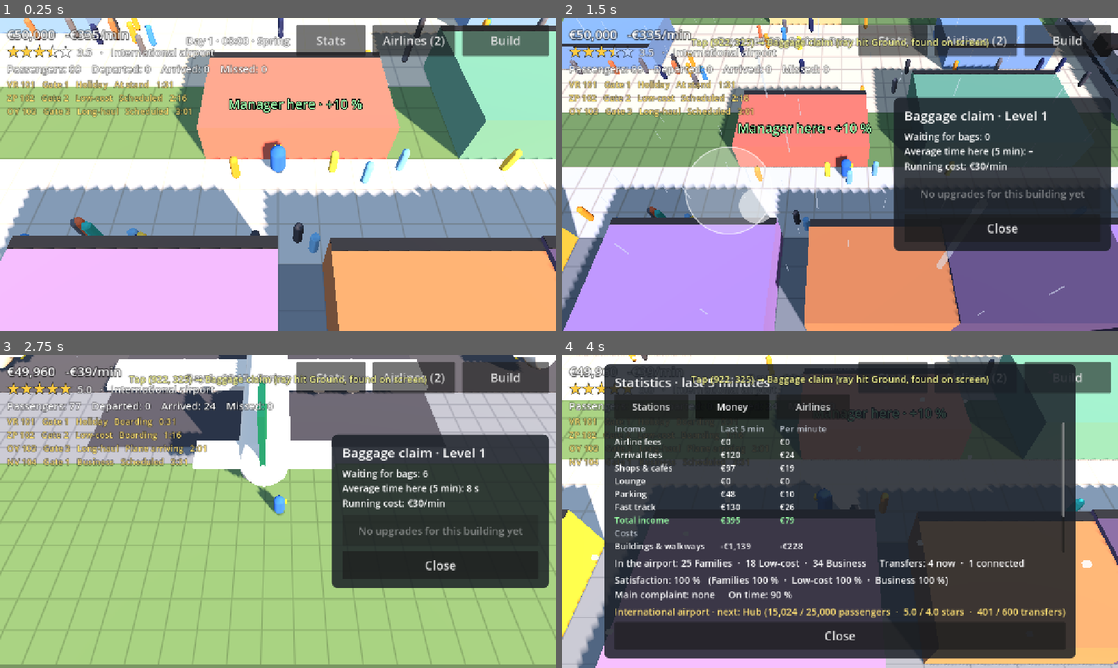
Above: before the commit, frames 1-4 (two rows, left to right).
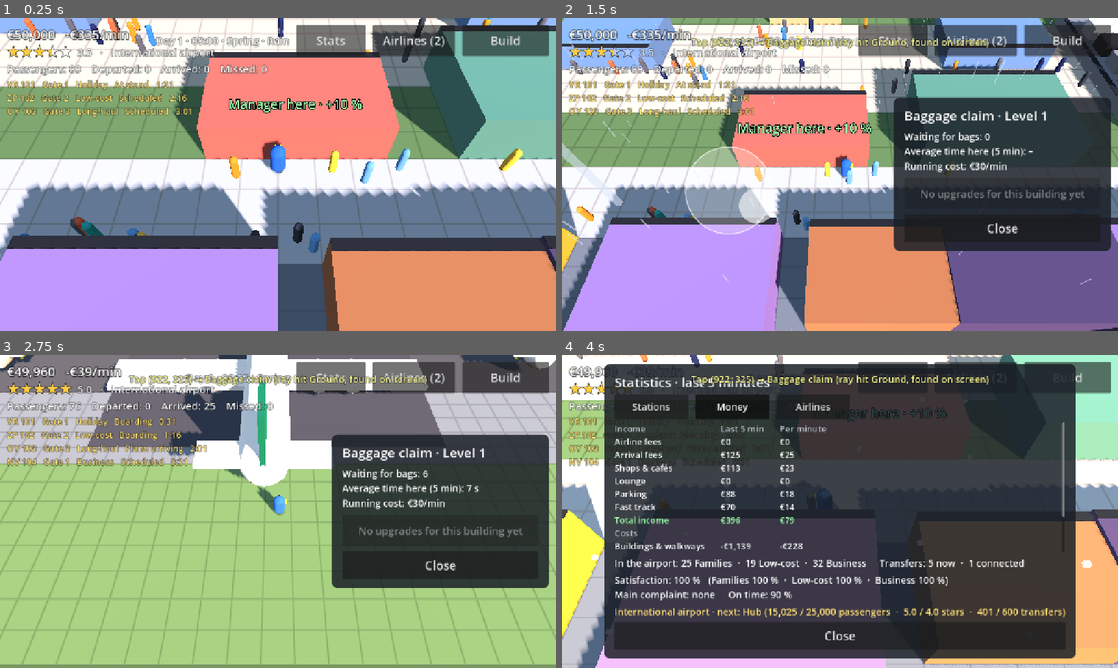
Above: after the commit, the same moments.

Repository: jakobmaier16-pixel/airport-idle
Game: Godot game, scene res://tests/screenshots.tscn
Two runs of this game, one before a commit and one after it. Both use one fixed random seed, a clock stepped at 60 frames per second and the inputs below. This scene is started directly instead of the project's main scene.
Inputs (mouse positions are in pixels of both pictures, inside the frame that each line leads up to):
- Up to frame 1 (0.25 s): no input
- Up to frame 2 (1.5 s): move the mouse to (962, 158) at 0.52 s; hold D (move_right) 0.53-1.25 s; click (962, 158) at 0.67 s; drag from (728, 190) to (812, 237) at 1.27 s
- Up to frame 3 (2.75 s): move the mouse to (333, 442) at 2.02 s; hold D (move_right) from 2.03 s (still down)
- Up to frame 4 (4 s): release D (move_right) at 2.75 s; drag from (812, 574) to (673, 464) at 2.77 s; move the mouse to (1006, 558) at 3.52 s; hold A (move_left) from 3.53 s (still down)

The runs differ from the first frame. In frame 1, 73% of the frame differs, in the area x 0-100%, y 0-100%; in frame 2, 0.7%; in frame 3, less than 0.1%; in frame 4, 0.5%.

Commit message:
Showcase opens with rain and an unattended bag at check-in 2
Co-Authored-By: Claude Opus 5.5 <noreply@anthropic.com>

Diff:
--- a/scripts/dev/showcase_airport.gd
+++ b/scripts/dev/showcase_airport.gd
@@ -93,6 +93,13 @@
 	Airport.start_upgrade(check_in)
 	Airport.economy.balance = Economy.STARTING_MONEY
 
+	# The newest events, so they're visible right after an update (§12.2, §12.3): light rain and
+	# an unattended bag at the second check-in. Not when tests build the showcase (no warm-up).
+	if warm_up_seconds > 0.0:
+		Airport.weather.start(Weather.Kind.RAIN)
+		var check_ins := Airport.buildings.filter(func(b: Building) -> bool: return b.type.role == BuildingType.Role.CHECK_IN)
+		Airport.start_incident(check_ins[1])
+
 
 static func _first(role: BuildingType.Role) -> Building:
 	for building in Airport.buildings:
